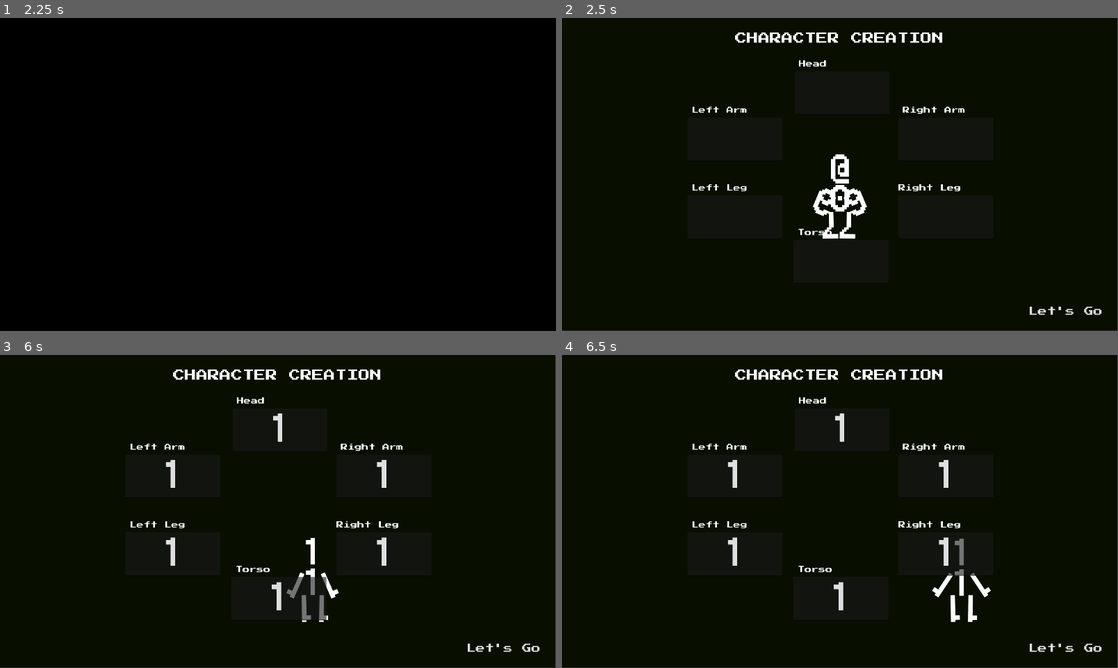
Above: before the commit, frames 1-4 (two rows, left to right).
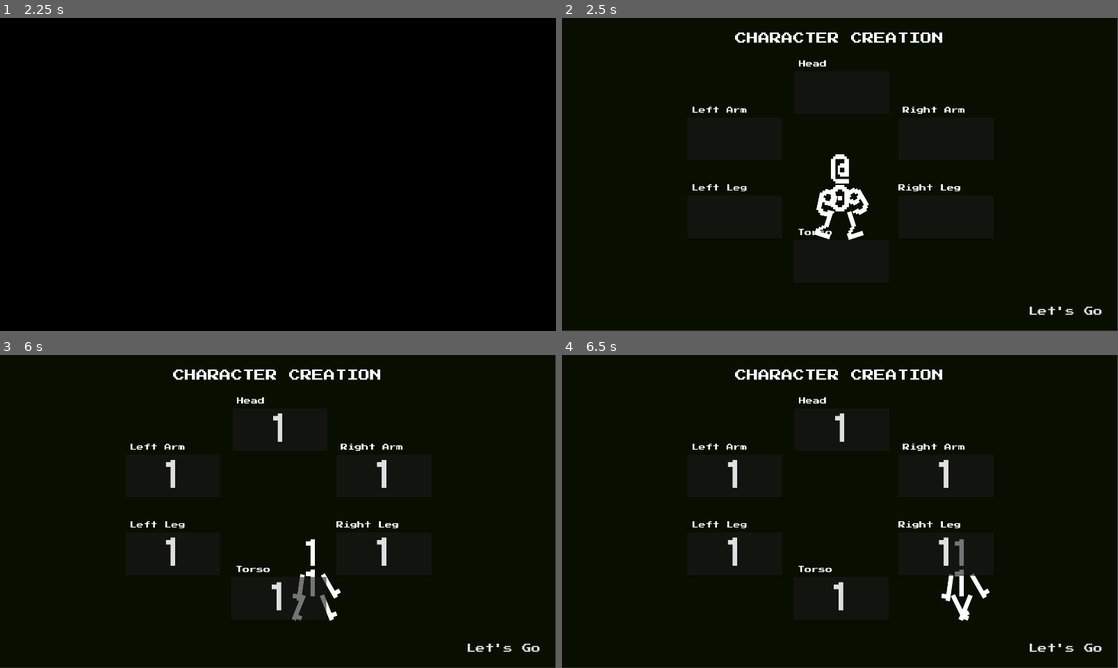
Above: after the commit, the same moments.

Repository: CaptainDizzy/godot_test
Game: Godot game, scene res://menu/menu.tscn
The game is run twice, just before and just after one commit, with the same random seed, the same clock (stepped at 60 frames per second) and the same inputs.
Inputs (mouse positions are in pixels of both pictures, inside the frame that each line leads up to):
- Up to frame 1 (2.25 s): move the mouse to (400, 158) at 0.52 s; hold D (move_right) 0.53-1.25 s; click "ASCII Character Test" at 1.25 s; move the mouse to (166, 190) at 2.02 s; hold S (move_down) from 2.03 s (still down)
- Up to frame 2 (2.5 s): keep holding S (move_down)
- Up to frame 3 (6 s): release S (move_down) at 2.75 s; click (278, 430) at 2.77 s; type "12" at 2.85 s; click (278, 599) at 3 s; type "12" at 3.08 s; click (172, 477) at 3.23 s; type "12" at 3.32 s; click (383, 477) at 3.52 s; type "12" at 3.6 s; click (172, 555) at 3.75 s; type "12" at 3.83 s; click (383, 555) at 3.98 s; type "12" at 4.07 s; click "Let's Go" at 4.25 s; click "Let's Go" at 5 s; tap Enter at 5.75 s; move the mouse to (333, 442) at 5.77 s; hold D (move_right) from 5.78 s (still down)
- Up to frame 4 (6.5 s): keep holding D (move_right)

Frame 1 is identical in both runs. In frame 2, 0.5% of the frame differs, in the area x 45-56%, y 43-71%; in frame 3, 0.5%; in frame 4, 0.5%.

Commit message:
forgot to fully save before last commit

Diff:
--- a/dizzy-playground-2d/boop_game/assets/ascii.tscn
+++ b/dizzy-playground-2d/boop_game/assets/ascii.tscn
@@ -133,7 +133,7 @@
 
 [sub_resource type="Animation" id="Animation_j0sjl"]
 resource_name = "walk"
-length = 1.9
+length = 0.9
 loop_mode = 1
 tracks/0/type = "value"
 tracks/0/imported = false
@@ -142,10 +142,10 @@
 tracks/0/interp = 1
 tracks/0/loop_wrap = true
 tracks/0/keys = {
-"times": PackedFloat32Array(0),
-"transitions": PackedFloat32Array(1),
-"update": 0,
-"values": [-0.54105204]
+"times": PackedFloat32Array(0, 0.25, 0.5, 0.75),
+"transitions": PackedFloat32Array(1, 1, 1, 1),
+"update": 0,
+"values": [-0.5235987755982988, 0.0, -0.5235987755982988, -1.1519173063162575]
 }
 tracks/1/type = "value"
 tracks/1/imported = false
@@ -154,46 +154,34 @@
 tracks/1/interp = 1
 tracks/1/loop_wrap = true
 tracks/1/keys = {
-"times": PackedFloat32Array(0),
-"transitions": PackedFloat32Array(1),
-"update": 0,
-"values": [0.54105204]
+"times": PackedFloat32Array(0, 0.25, 0.5, 0.75),
+"transitions": PackedFloat32Array(1, 1, 1, 1),
+"update": 0,
+"values": [0.5235987755982988, 0.0, 0.5235987755982988, 1.0471975511965976]
 }
 tracks/2/type = "value"
 tracks/2/imported = false
 tracks/2/enabled = true
-tracks/2/path = NodePath("Body/Torso:position")
+tracks/2/path = NodePath("Body/Torso/LArm:rotation")
 tracks/2/interp = 1
 tracks/2/loop_wrap = true
 tracks/2/keys = {
-"times": PackedFloat32Array(0, 1),
-"transitions": PackedFloat32Array(1.8660663, 0.5),
-"update": 0,
-"values": [Vector2(0, 62), Vector2(0, 68)]
+"times": PackedFloat32Array(0, 0.25, 0.5, 0.75),
+"transitions": PackedFloat32Array(1, 1, 1, 1),
+"update": 0,
+"values": [-1.0471975511965976, -1.5707963267948966, -1.0471975511965976, -1.5707963267948966]
 }
 tracks/3/type = "value"
 tracks/3/imported = false
 tracks/3/enabled = true
-tracks/3/path = NodePath("Body/Torso/LArm:rotation")
+tracks/3/path = NodePath("Body/Torso/RArm:rotation")
 tracks/3/interp = 1
 tracks/3/loop_wrap = true
 tracks/3/keys = {
-"times": PackedFloat32Array(0, 1),
-"transitions": PackedFloat32Array(1, 3),
-"update": 0,
-"values": [-1.2217305, -0.87266463]
-}
-tracks/4/type = "value"
-tracks/4/imported = false
-tracks/4/enabled = true
-tracks/4/path = NodePath("Body/Torso/RArm:rotation")
-tracks/4/interp = 1
-tracks/4/loop_wrap = true
-tracks/4/keys = {
-"times": PackedFloat32Array(0, 1),
-"transitions": PackedFloat32Array(1, 3),
-"update": 0,
-"values": [1.2217305, 0.87266463]
+"times": PackedFloat32Array(0),
+"transitions": PackedFloat32Array(1),
+"update": 0,
+"values": [1.0471975511965976]
 }
 
 [sub_resource type="AnimationLibrary" id="AnimationLibrary_j0sjl"]
